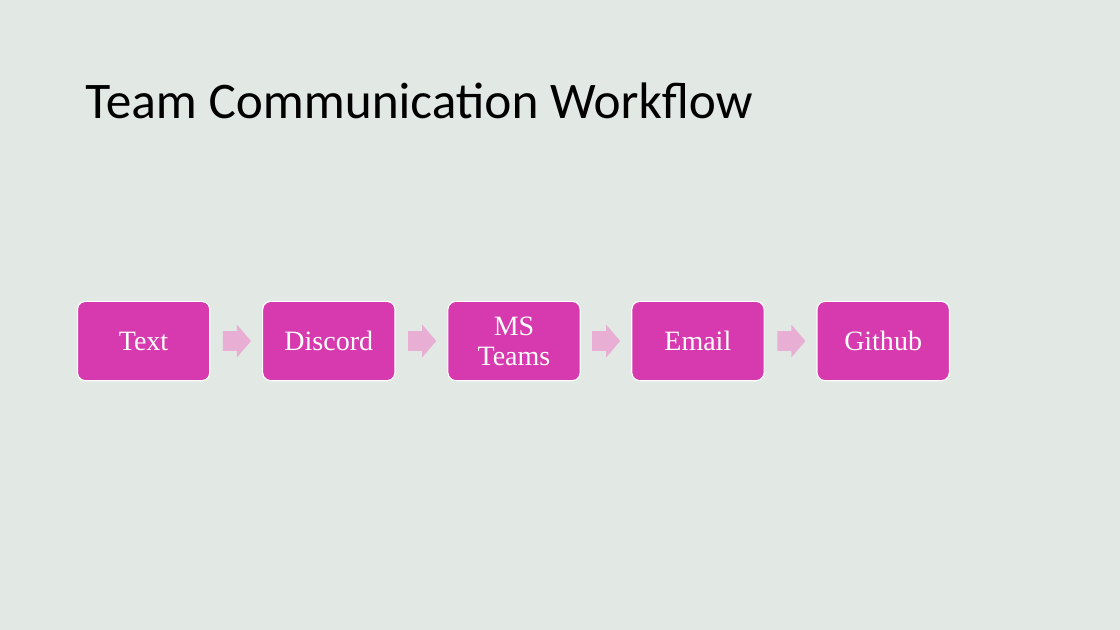
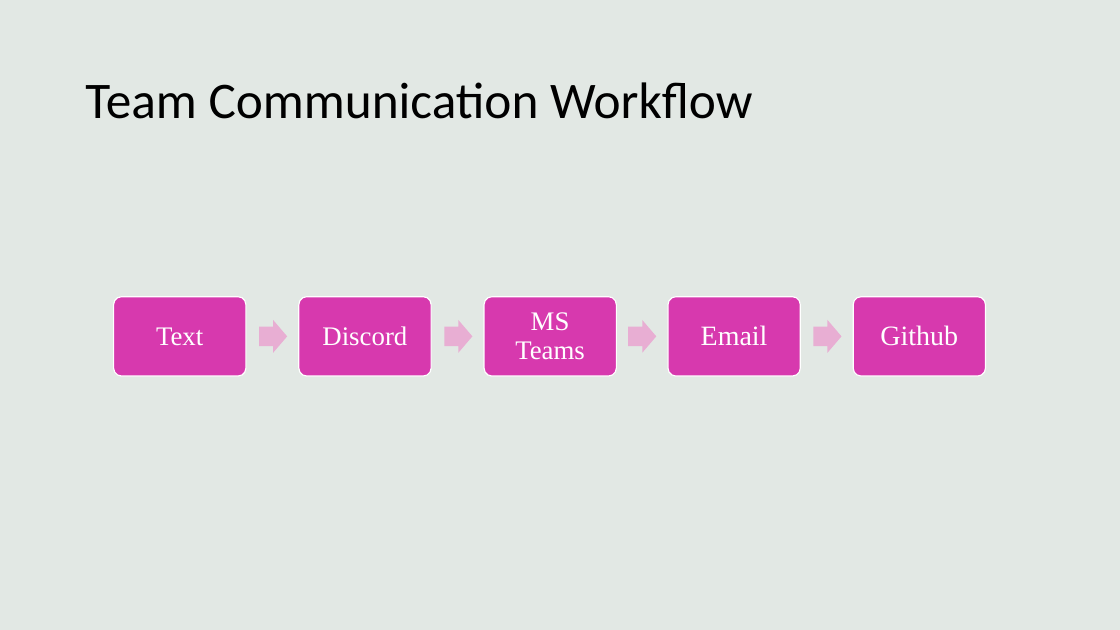
Before and after one commit to andujarnick/SoftwareToolsMazeSolver, a slide deck: slide 9 of presentations/Checkpoint 1.pptx. Drawn at 1120x630 pixels with LibreOffice and Linux fonts; fonts in the diff are those of the drawing. Boxes give left, top, right and bottom in pixels: in the first picture for what was removed or moved away, otherwise in the second. Text is boxed around its words. In the diff, an @@ line names an element or a change of style, - is before the commit and + after.

```diff
--- a/presentations/Checkpoint 1.pptx
+++ b/presentations/Checkpoint 1.pptx
@@ 5 texts, 5 rounded rectangles, 4 right arrows: place and size @@
-5 texts, 5 rounded rectangles, 4 right arrows at (77,302,950,381)
+5 texts, 5 rounded rectangles, 4 right arrows at (113,297,986,376)
@@ size 24 to 23 pt in 3 elements at (156,327,203,346), (515,312,585,360), (322,326,407,346) @@
```
Also in this commit, not shown: 1 other slide changed.
